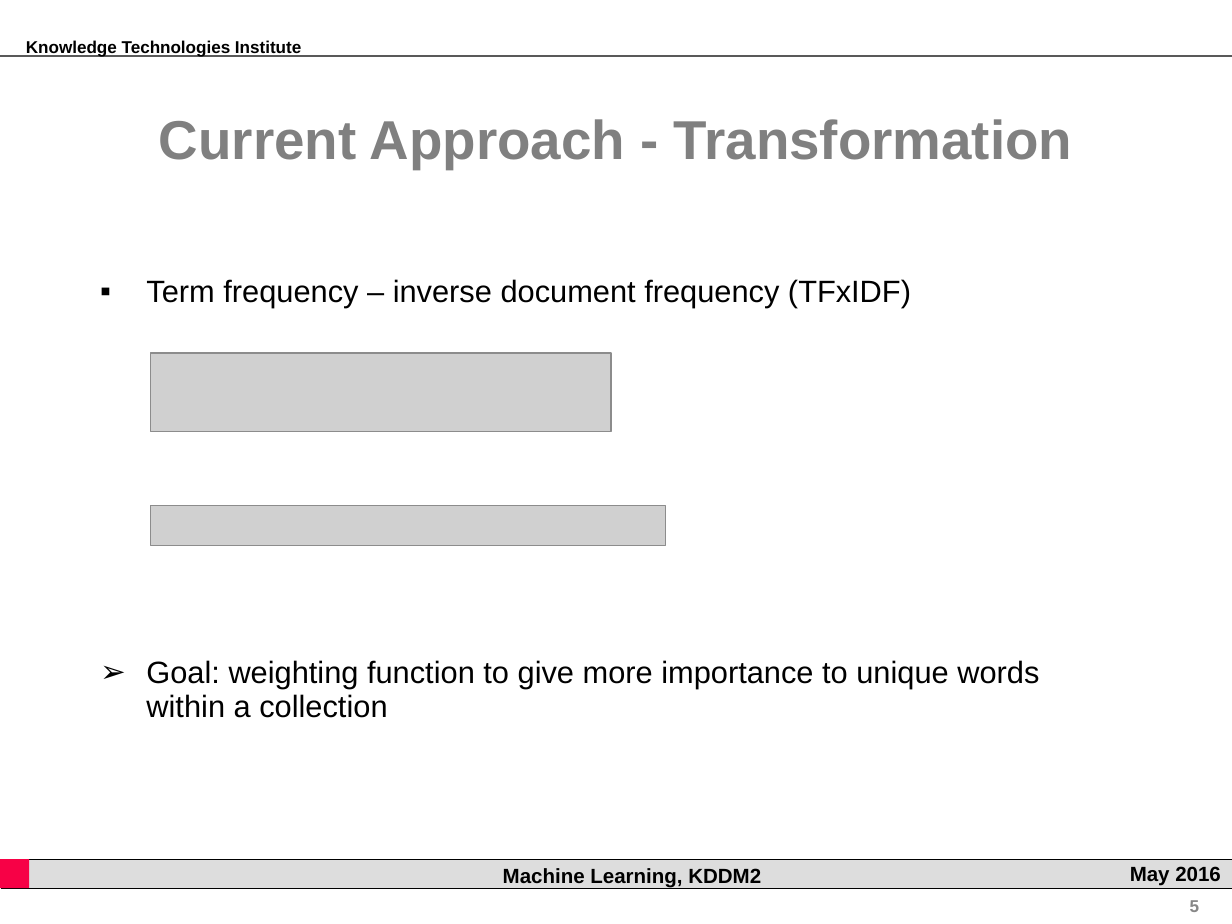
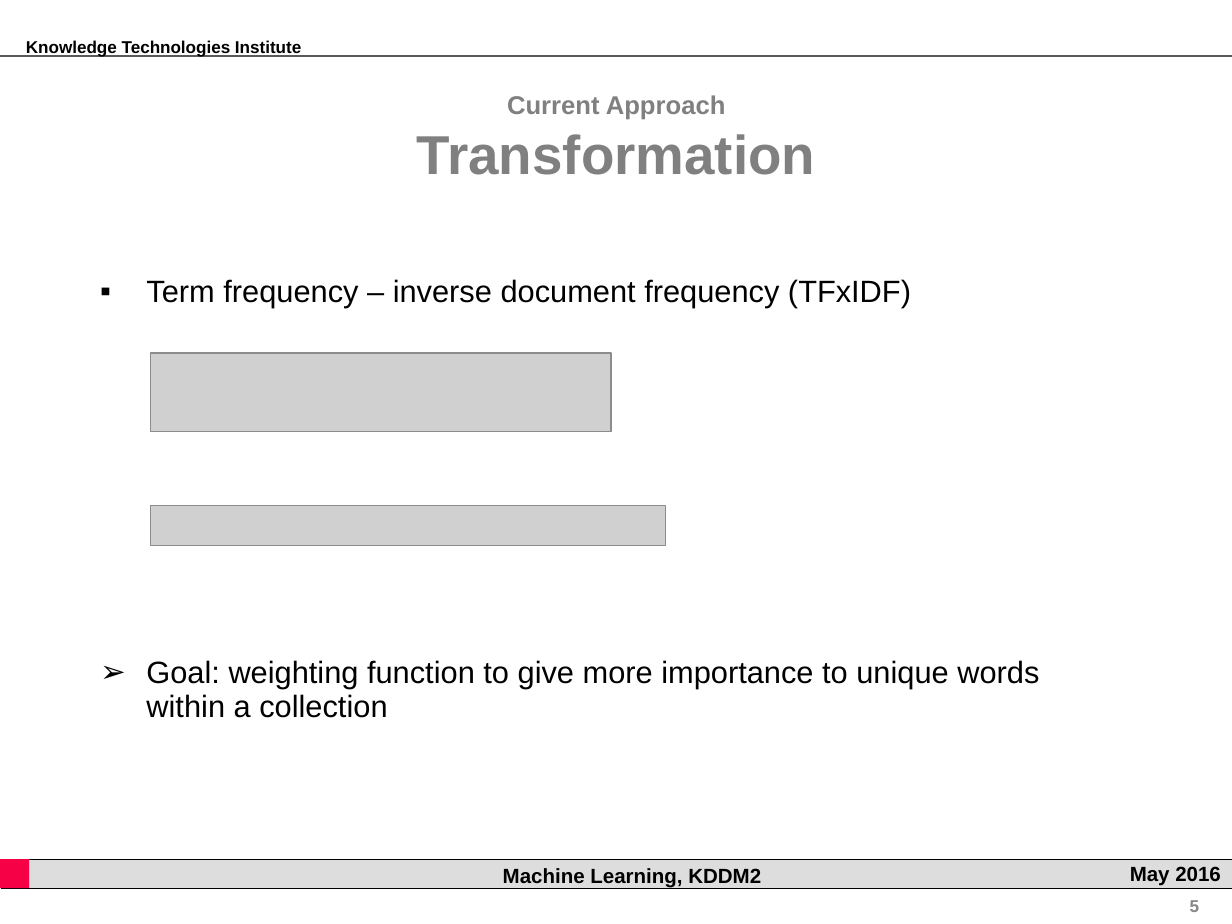
Before and after one commit to rsamer/MLSE, a slide deck: slide 5 of presentation/interim/Presentation.pptx. Drawn at 1232x924 pixels with LibreOffice and Linux fonts; fonts in the diff are those of the drawing; grey boxes stand for pictures; background and template pictures are left out. Boxes give left, top, right and bottom in pixels: in the first picture for what was removed or moved away, otherwise in the second. Text is boxed around its words. In the diff, an @@ line names an element or a change of style, - is before the commit and + after.

```diff
--- a/presentation/interim/Presentation.pptx
+++ b/presentation/interim/Presentation.pptx
@@ text at [417,95,815,175]: text changed; size 32 to 15 pt @@
-Current Approach - Transformation
+Current Approach
+Transformation
```
Also in this commit, not shown: 3 other slides changed, 6 slides added, 7 slides removed.
